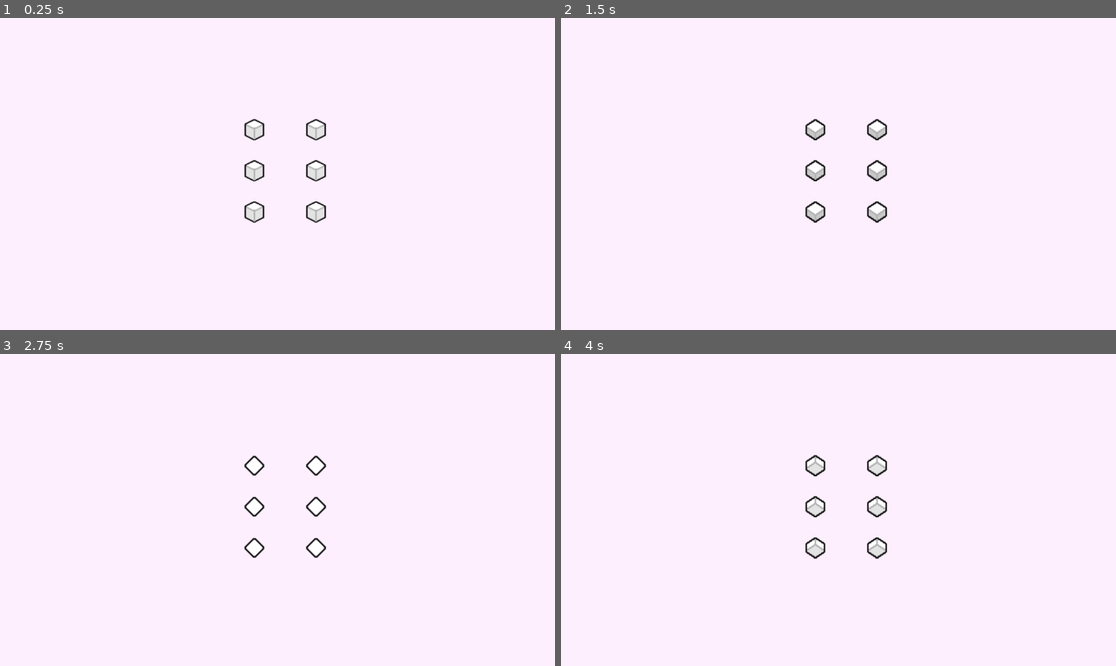
Above: before the commit, frames 1-4 (two rows, left to right).
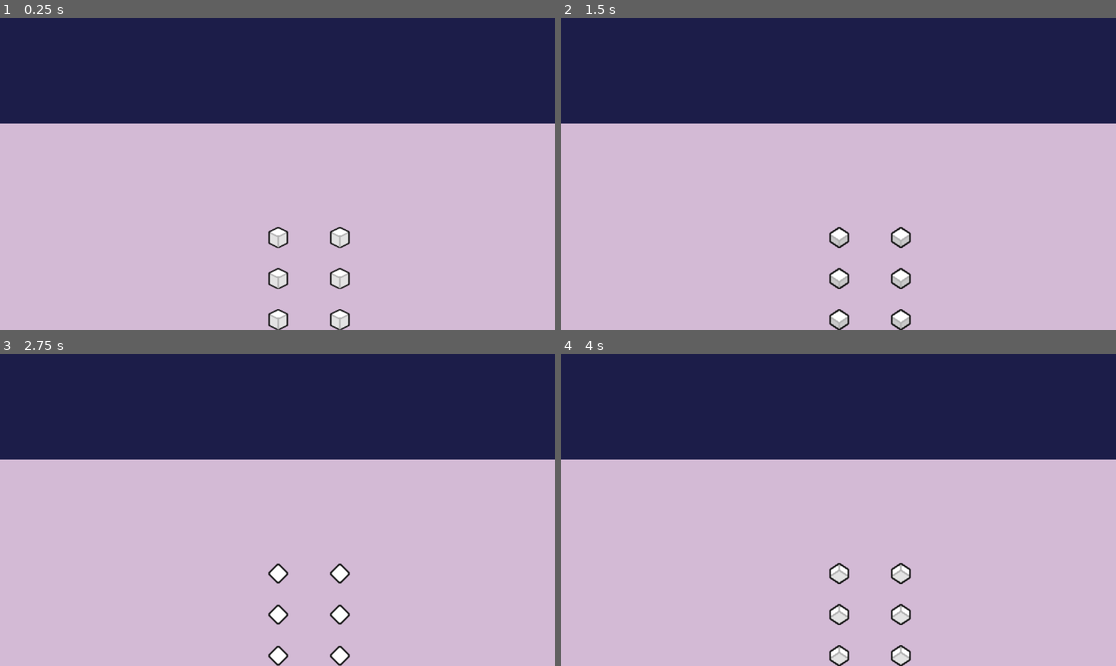
Above: after the commit, the same moments.

Repository: Blkatx/liars-dice
Game: Godot game, scene res://Table.tscn
Two runs of this game, one before a commit and one after it. Both use one fixed random seed, a clock stepped at 60 frames per second and the inputs below.
Inputs (mouse positions are in pixels of both pictures, inside the frame that each line leads up to):
- Up to frame 1 (0.25 s): no input
- Up to frame 2 (1.5 s): tap Enter at 0.5 s; move the mouse to (960, 158) at 0.52 s; press the mouse at (960, 158) at 0.53 s; move the mouse to (727, 189) at 1.27 s; release the mouse at (727, 189) at 1.28 s; click (727, 189) at 1.35 s
- Up to frame 3 (2.75 s): tap Space at 2 s; move the mouse to (333, 441) at 2.02 s; press the mouse at (333, 441) at 2.03 s
- Up to frame 4 (4 s): move the mouse to (810, 572) at 2.77 s; release the mouse at (810, 572) at 2.78 s; click (810, 572) at 2.85 s; tap Enter at 3.5 s; move the mouse to (1005, 556) at 3.52 s; press the mouse at (1005, 556) at 3.53 s

The runs differ from the first frame. In frame 1, 100% of the frame differs, in the area x 0-100%, y 0-100%; in frame 2, 99%; in frame 3, 99%; in frame 4, 100%.

Commit message:
Initial Multiplayer Setup

Diff:
--- /dev/null
+++ b/liars-dice/Images/TempCup.tres
@@ -0,0 +1,7 @@
+[gd_resource type="AtlasTexture" load_steps=2 format=3 uid="uid://bfwn33usert3l"]
+
+[ext_resource type="Texture2D" uid="uid://b64vymnxngkeq" path="res://Images/TemporarySprite.png" id="1_bp7yy"]
+
+[resource]
+atlas = ExtResource("1_bp7yy")
+region = Rect2(16, 0, 16, 16)
--- /dev/null
+++ b/liars-dice/Images/TempPlayer.tres
@@ -0,0 +1,9 @@
+[gd_resource type="AtlasTexture" load_steps=2 format=3 uid="uid://byq38hedylpcy"]
+
+[ext_resource type="Texture2D" uid="uid://b64vymnxngkeq" path="res://Images/TemporarySprite.png" id="1_f2ib8"]
+
+[resource]
+atlas = ExtResource("1_f2ib8")
+region = Rect2(0, 0, 16, 32)
+margin = Rect2(-2, -4, -4, -11)
+filter_clip = true
--- /dev/null
+++ b/liars-dice/Resources/enemy_player.tscn
@@ -0,0 +1,21 @@
+[gd_scene load_steps=4 format=3 uid="uid://db6eele33vnlr"]
+
+[ext_resource type="Texture2D" uid="uid://byq38hedylpcy" path="res://Images/TempPlayer.tres" id="1_0dkbx"]
+[ext_resource type="Script" uid="uid://cpugstd0i6edk" path="res://Resources/enemy_player_script.gd" id="1_pxnch"]
+[ext_resource type="Texture2D" uid="uid://bfwn33usert3l" path="res://Images/TempCup.tres" id="2_pxnch"]
+
+[node name="EnemyPlayer" type="Node2D"]
+texture_filter = 1
+script = ExtResource("1_pxnch")
+metadata/_edit_use_anchors_ = true
+
+[node name="TextureRect" type="Sprite2D" parent="."]
+position = Vector2(0, -40)
+scale = Vector2(10, 10)
+texture = ExtResource("1_0dkbx")
+
+[node name="TextureRect2" type="Sprite2D" parent="."]
+z_index = 1
+position = Vector2(0, 24)
+scale = Vector2(3, 3)
+texture = ExtResource("2_pxnch")
--- /dev/null
+++ b/liars-dice/Resources/enemy_player_script.gd
@@ -0,0 +1,8 @@
+class_name EnemyPlayer
+extends Node2D
+
+var player_name:String
+var id:int
+
+func roll_dice()->void:
+	pass
--- /dev/null
+++ b/liars-dice/Scripts/enemy_player_spawner.gd
@@ -0,0 +1,41 @@
+extends Node2D
+
+
+const ENEMY_PLAYER_SCN:PackedScene = preload("res://Resources/enemy_player.tscn")
+@export var arena_width:int = 1000
+@export var player_width:int = 150
+
+
+func spawn_enemy(player_name:String = "",id:int = 0)->void:
+	var id_match = get_children().filter(func(enemy:EnemyPlayer): return enemy.id == id)
+	if !id_match.is_empty():
+		push_error("ID already found")
+	var instance:EnemyPlayer = ENEMY_PLAYER_SCN.instantiate()
+	if !player_name.is_empty():
+		instance.name = player_name
+	else:
+		instance.name = "ID %d" %id
+	instance.id = id
+	instance.player_name = player_name
+	add_child(instance)
+	position_enemies()
+
+func remove_enemy(id:int)->void:
+	var id_match = get_children().filter( func(enemy:EnemyPlayer): return enemy.id == id)
+	if id_match.is_empty():
+		return
+	for node:Node in id_match:
+		node.queue_free()
+
+
+func position_enemies()->void:
+	var enemies:Array[Node] = get_children()
+	var count:int = get_child_count()
+	for i in range(count):
+		var pos = ((i/float(count)) * arena_width)
+		enemies[i].position.x = pos
+
+
+func _on_child_entered_tree(_node: Node) -> void:
+	print("new node name is " + _node.name)
+	position_enemies()
--- /dev/null
+++ b/liars-dice/Scripts/lobby_script.gd
@@ -0,0 +1,19 @@
+extends Control
+
+const Table:PackedScene = preload("res://Table.tscn")
+
+func _on_host_pressed() -> void:
+	disable_buttons()
+	MultiplayerManager.create_server()
+	get_tree().change_scene_to_packed(Table)
+
+func _on_join_pressed() -> void:
+	disable_buttons()
+	MultiplayerManager.connect_to_server()
+	get_tree().change_scene_to_packed(Table)
+
+
+func disable_buttons()->void:
+	$VBoxContainer/Host.disabled = true
+	$VBoxContainer/Join.disabled = true
+	$VBoxContainer.visible = false
--- /dev/null
+++ b/liars-dice/Scripts/multiplayer.gd
@@ -0,0 +1,35 @@
+extends Node
+
+##Temp
+const PORT:int = 8080
+const HOST:String = "localhost"
+
+var peer:ENetMultiplayerPeer = ENetMultiplayerPeer.new()
+
+signal connection(new_player:bool,player_name:String,id:int)
+
+func create_server()->void:
+	peer.create_server(PORT)
+	multiplayer.multiplayer_peer = peer
+	multiplayer.peer_connected.connect(_on_peer_connected)
+	multiplayer.peer_disconnected.connect(_on_peer_disconnected)
+	print("Server Created")
+
+func connect_to_server(ip:String = HOST,port:int = PORT)->void:
+	var error:Error = peer.create_client(ip,port)
+	multiplayer.multiplayer_peer = peer
+	print("Connecting to server on port: %d" %PORT)
+	if error == Error.OK:
+		print("Connected Suscefully")
+		await get_tree().process_frame
+		print(get_tree().current_scene)
+
+
+func _on_peer_connected(id:int)->void:
+	print("Peer Connected, ID: %s" %str(id))
+	connection.emit(true,"",id)
+
+
+func _on_peer_disconnected(id:int)->void:
+	print("Lost connection to Peer, ID: %s" %str(id))
+	connection.emit(false,"",id)
--- a/liars-dice/Table.tscn
+++ b/liars-dice/Table.tscn
@@ -1,13 +1,41 @@
-[gd_scene load_steps=2 format=3 uid="uid://p32cqge2kmfr"]
+[gd_scene load_steps=5 format=3 uid="uid://p32cqge2kmfr"]
 
 [ext_resource type="PackedScene" uid="uid://kcwnpuk8s0e6" path="res://tray.tscn" id="1_based"]
+[ext_resource type="Script" uid="uid://dpnibc0wspx2m" path="res://table.gd" id="1_muxx0"]
+[ext_resource type="PackedScene" uid="uid://db6eele33vnlr" path="res://Resources/enemy_player.tscn" id="2_561jp"]
+[ext_resource type="Script" uid="uid://dy3ya6wpr7uid" path="res://Scripts/enemy_player_spawner.gd" id="2_x8wof"]
 
-[node name="CanvasLayer" type="CanvasLayer"]
+[node name="Table" type="CanvasLayer"]
+script = ExtResource("1_muxx0")
 
-[node name="ColorRect" type="ColorRect" parent="."]
-offset_right = 1157.0
-offset_bottom = 652.0
-color = Color(0.990908, 0.935973, 0.994981, 1)
+[node name="Background" type="ColorRect" parent="."]
+anchors_preset = 15
+anchor_right = 1.0
+anchor_bottom = 1.0
+grow_horizontal = 2
+grow_vertical = 2
+color = Color(0.1101, 0.116093, 0.286357, 1)
 
-[node name="Tray" parent="." instance=ExtResource("1_based")]
-position = Vector2(520, 224)
+[node name="EnemyPlayerSpawner" type="Node2D" parent="."]
+position = Vector2(576, 187)
+script = ExtResource("2_x8wof")
+
+[node name="EnemyPlayer" parent="EnemyPlayerSpawner" instance=ExtResource("2_561jp")]
+
+[node name="TableRect" type="ColorRect" parent="."]
+anchors_preset = 12
+anchor_top = 1.0
+anchor_right = 1.0
+anchor_bottom = 1.0
+offset_top = -429.0
+offset_bottom = -6.10352e-05
+grow_horizontal = 2
+grow_vertical = 0
+color = Color(0.828567, 0.729432, 0.836209, 1)
+
+[node name="Player" type="Node2D" parent="."]
+position = Vector2(569.518, 448)
+
+[node name="Tray" parent="Player" instance=ExtResource("1_based")]
+
+[connection signal="child_entered_tree" from="EnemyPlayerSpawner" to="EnemyPlayerSpawner" method="_on_child_entered_tree"]
--- /dev/null
+++ b/liars-dice/multiplayer_lobby.tscn
@@ -0,0 +1,38 @@
+[gd_scene load_steps=2 format=3 uid="uid://mvp7r4apep8i"]
+
+[ext_resource type="Script" uid="uid://cgdwhkx4xy5ed" path="res://Scripts/lobby_script.gd" id="1_xcxc6"]
+
+[node name="Lobby" type="Control"]
+custom_minimum_size = Vector2(420, 360)
+layout_mode = 3
+anchors_preset = 8
+anchor_left = 0.5
+anchor_top = 0.5
+anchor_right = 0.5
+anchor_bottom = 0.5
+grow_horizontal = 2
+grow_vertical = 2
+script = ExtResource("1_xcxc6")
+
+[node name="VBoxContainer" type="VBoxContainer" parent="."]
+layout_mode = 1
+anchors_preset = 15
+anchor_right = 1.0
+anchor_bottom = 1.0
+grow_horizontal = 2
+grow_vertical = 2
+
+[node name="Host" type="Button" parent="VBoxContainer"]
+layout_mode = 2
+size_flags_vertical = 3
+theme_override_font_sizes/font_size = 48
+text = "Host Game"
+
+[node name="Join" type="Button" parent="VBoxContainer"]
+layout_mode = 2
+size_flags_vertical = 3
+theme_override_font_sizes/font_size = 48
+text = "Join Game"
+
+[connection signal="pressed" from="VBoxContainer/Host" to="." method="_on_host_pressed"]
+[connection signal="pressed" from="VBoxContainer/Join" to="." method="_on_join_pressed"]
--- a/liars-dice/project.godot
+++ b/liars-dice/project.godot
@@ -15,6 +15,10 @@
 config/features=PackedStringArray("4.4", "Forward Plus")
 config/icon="res://icon.svg"
 
+[autoload]
+
+MultiplayerManager="*res://Scripts/multiplayer.gd"
+
 [input]
 
 throw={
--- /dev/null
+++ b/liars-dice/table.gd
@@ -0,0 +1,34 @@
+class_name GameTable
+extends CanvasLayer
+
+## Responsible for keeping track of turn order.
+@onready var enemy_player_spawner: Node2D = $EnemyPlayerSpawner
+@onready var player: Node2D = $Player
+
+@export var number_of_players:int = 2
+
+const TRAY_SCN:PackedScene = preload("res://tray.tscn")
+
+func _ready() -> void:
+	##Inits the table with no enemies
+	for child:Node2D in enemy_player_spawner.get_children():
+		child.queue_free()
+
+	MultiplayerManager.connection.connect(_on_multiplayer_connection)
+	#for i:int in number_of_players :
+		#if i == 0:
+			#player.add_child(TRAY_SCN.instantiate())
+			#continue
+		#enemy_player_spawner.spawn_enemy("Enemy %d" %(i), (i+10) )
+
+
+
+##Spawn and DeSpawn player
+func _on_multiplayer_connection(new_player:bool,player_name:String, id:int)->void:
+	if new_player:
+		number_of_players += 1
+		enemy_player_spawner.spawn_enemy(player_name,id)
+	else:
+		print("Removing Player ID: %d" %id )
+		number_of_players -= 1
+		enemy_player_spawner.remove_enemy(id)
--- a/liars-dice/tray.gd
+++ b/liars-dice/tray.gd
@@ -27,7 +27,6 @@
 		print(results)
 
 func position_dice():
-	var space
 	## For now two dice per row;
 	for i in range(tray.size()):
 		## (numero do dado % numero de colunas) * (lagura da bandeja / (numero de dados/ ???))
--- a/liars-dice/tray.tscn
+++ b/liars-dice/tray.tscn
@@ -1,8 +1,6 @@
 [gd_scene load_steps=2 format=3 uid="uid://kcwnpuk8s0e6"]
 
-
-[ext_resource type="Script" uid="uid://vnrfnyws2mlo" path="res://tray.gd" id="1_g7vmt"]
-[ext_resource type="PackedScene" uid="uid://bl7av5wiuxxt" path="res://dice.tscn" id="2_u8ljh"]
+[ext_resource type="Script" uid="uid://ujw178lotv3g" path="res://tray.gd" id="1_g7vmt"]
 
 [node name="Tray" type="Node2D"]
 script = ExtResource("1_g7vmt")
Binary file added: liars-dice/Images/TemporarySprite.aseprite
Binary file added: liars-dice/Images/TemporarySprite.png
Not shown, added: liars-dice/Images/TemporarySprite.png.import
Not shown, added: liars-dice/Resources/enemy_player_script.gd.uid
Not shown, added: liars-dice/Scripts/enemy_player_spawner.gd.uid
Not shown, added: liars-dice/Scripts/lobby_script.gd.uid
Not shown, added: liars-dice/Scripts/multiplayer.gd.uid
Not shown, added: liars-dice/table.gd.uid
